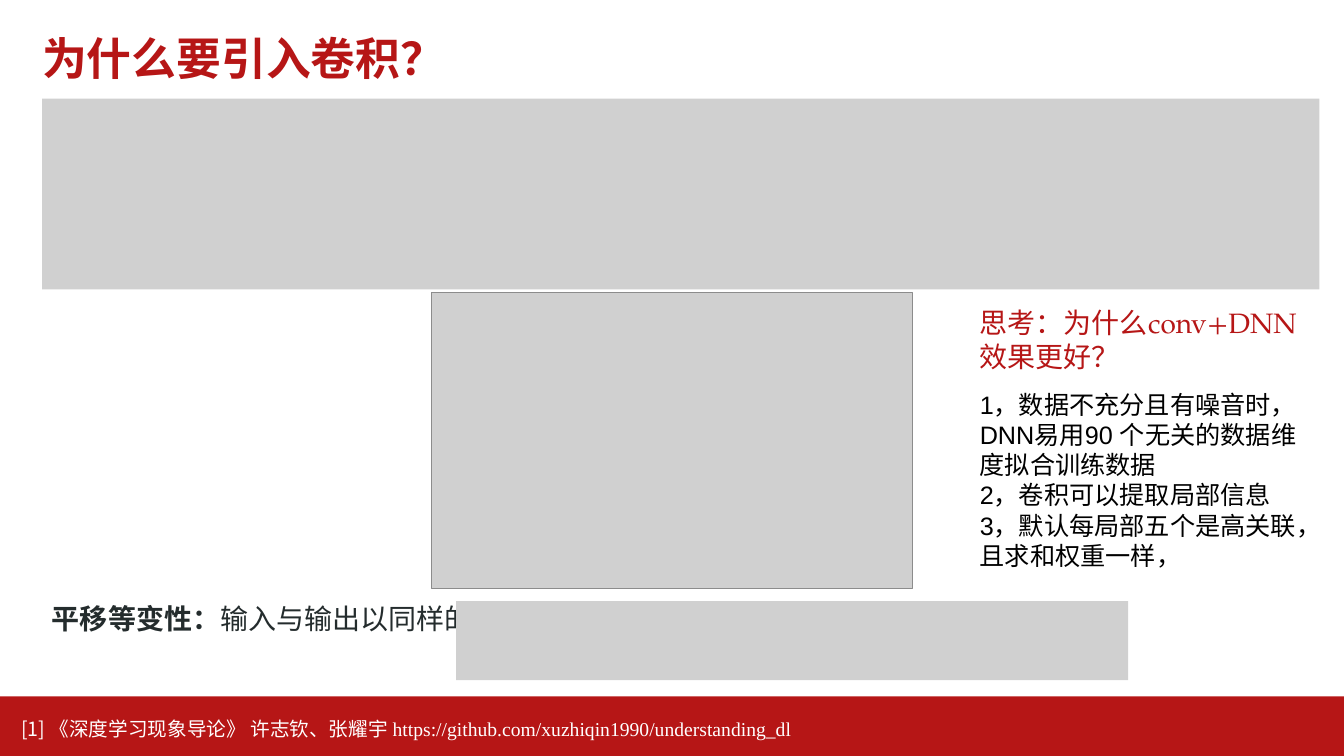
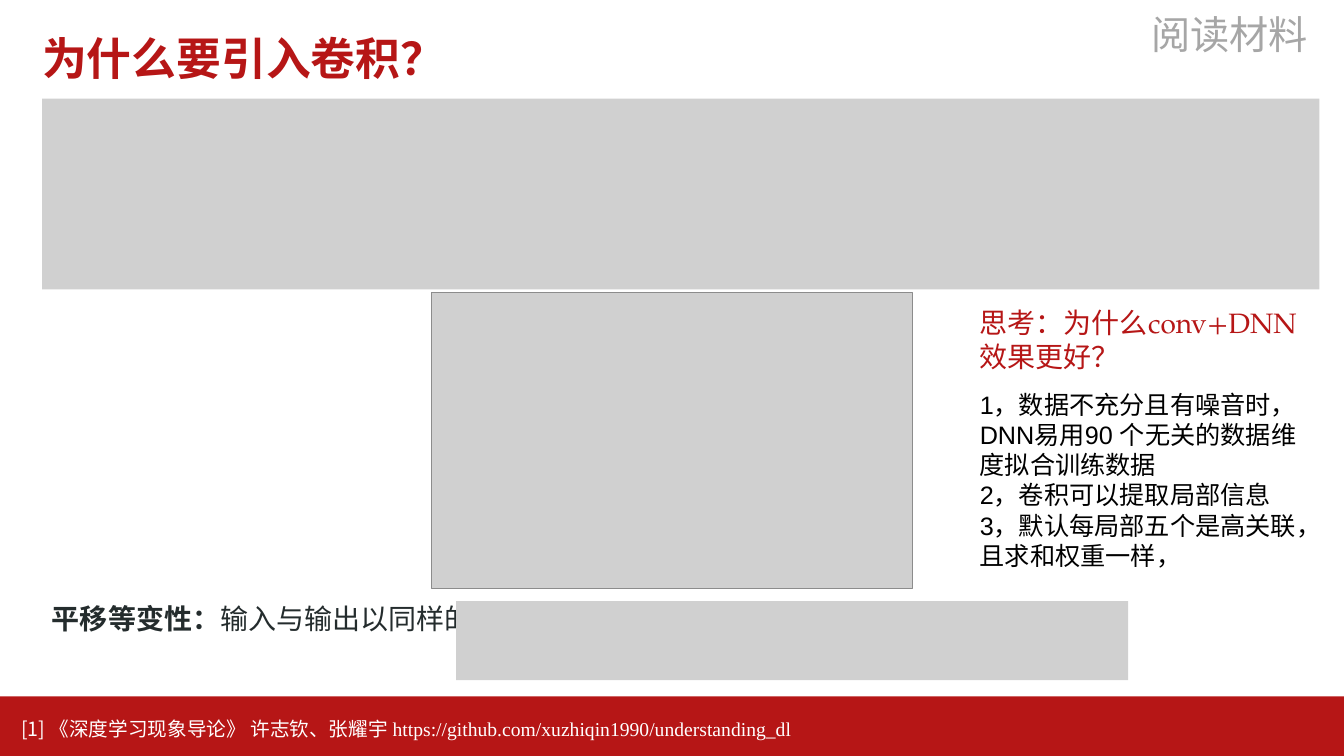
Before and after one commit to AI-Basic-Education/SJTU-Undergraduate-AI-basis, a slide deck: slide 17 of PPT/第13-14节-卷积网络.pptx. Drawn at 1344x756 pixels with LibreOffice and Linux fonts; fonts in the diff are those of the drawing; grey boxes stand for pictures; background and template pictures are left out. Boxes give left, top, right and bottom in pixels: in the first picture for what was removed or moved away, otherwise in the second. Text is boxed around its words. In the diff, an @@ line names an element or a change of style, - is before the commit and + after.

```diff
--- a/PPT/第13-14节-卷积网络.pptx
+++ b/PPT/第13-14节-卷积网络.pptx
@@ text added at (1151,16,1308,52), 28 pt, text #A6A6A6 @@
+阅读材料
```
Also in this commit, not shown: 10 other slides changed, 2 slides added, 8 other files.
